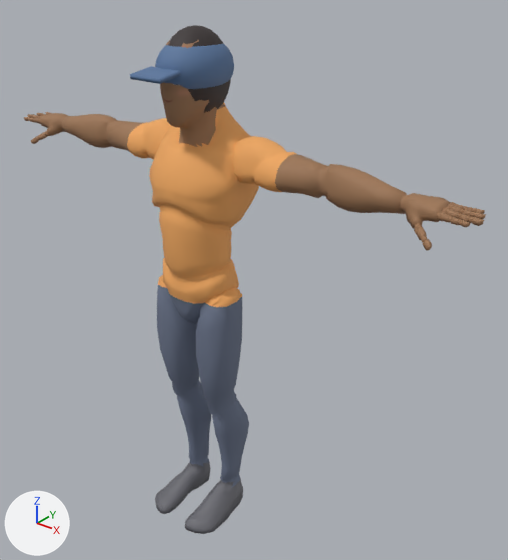
One commit to the glTF model godot/assets/models/char_kurir.glb: the scene before it, then after it.
Rendered twice from a 50 mm camera at (1.56, -1.65, 2.09) aimed at (0.14, 0.13, 0.99). Every picture has the same lights, and +X, +Y and +Z are marked at lower left. The first picture is the older version. Where no turn or scale is listed for an object, it has been applied to the vertices. Vertices at exactly the same position are counted once.

Objects in the first picture: 'KurirCapBrim', 'KurirCapDome', 'KurirHair', 'Mannequin'.
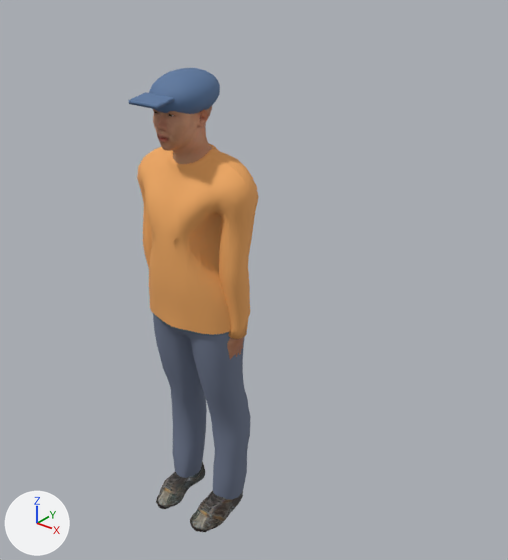
Where the newer file only moved an object's origin or applied its transform, the numbers keep the older frame.

Changed parts and their boxes [x1, y1, x2, y2] in the pictures (508 x 560 px):
'Mannequin', deleted: before [24, 40, 486, 534]
    faces in mat_shirt (orange #f1aa61): [127, 103, 296, 307]
    faces in mat_pants (greyish blue #6c768b): [157, 285, 249, 487]
    faces in mat_skin (brown #9e7655): [24, 102, 486, 251]
    faces in mat_shoes (grey #69696f): [155, 462, 243, 534]
    faces in mat_faceskin (picture img_face_char_kurir): [160, 40, 209, 126]
'mh_1148_mocap', added: after [137, 106, 258, 532]
    faces in mat_shirt (orange #f1aa61): [137, 144, 258, 339]
    faces in mat_pants (greyish blue #6c768b): [153, 313, 251, 499]
    faces in mat_human_body (picture img_image_0): [153, 106, 244, 360]
    faces in mat_human_shoes02 (picture img_image_5): [156, 461, 243, 532]
'KurirCapDome', reshaped: before [155, 44, 234, 89]; after [149, 68, 220, 114]
'KurirHair', deleted: before [169, 25, 231, 113]
'KurirCapBrim', reshaped (10% narrower): before [130, 66, 181, 84]; after [128, 92, 174, 109]

The edits, one by one:
Picture 'Image_0' (img_image_0) is new.
Picture 'Image_5' (img_image_5) is new.
Picture 'Image_1' (img_image_1) is new.
Material 'Human.body' (mat_human_body) is new.
Its texture is img_image_0.
Its roughness is 0.62.
Material 'Human.shoes02' (mat_human_shoes02) is new.
Its texture is img_image_5.
Its roughness is 0.7.
Material 'iris' (mat_iris) is new.
Its texture is img_image_1.
Its roughness is 0.85.
me_cube is used by ob_kurircapbrim; location (0.0, 0.0, 0.0).
me_cube had 56 vertices, 108 faces and spanned x -0.0616..0.0616, y -0.2049..-0.1159, z 1.7142..1.7403.
me_cube now has 56 vertices, 108 faces and spans x -0.0595..0.0595, y -0.2194..-0.1465, z 1.6434..1.6677.
me_cube part 1: the whole mesh is multiplied about its middle by the matrix ((0.967, 0.0, 0.0), (0.0, 0.82, -0.035), (0.0, 0.023, 0.857)), then moved by (0.0, -0.0226, -0.0717).
me_sphere_001 is used by ob_kurircapdome; location (0.0, 0.0, 0.0).
me_sphere_001 had 244 vertices, 484 faces and spanned x -0.108..0.108, y -0.126..0.153, z 1.633..1.826.
me_sphere_001 now has 222 vertices, 440 faces and spans x -0.103..0.103, y -0.159..0.081, z 1.583..1.724.
me_sphere_001 part 2: 244 vertices removed from x -0.108..0.108, y -0.126..0.153, z 1.633..1.826; 222 vertices added at x -0.103..0.103, y -0.159..0.081, z 1.583..1.724.
Mesh me_mh_1148_mocap_mesh is new.
It has 6771 vertices, 12511 faces and spans x -0.24..0.24, y -0.19..0.14, z 0.0..1.72.
Faces by material slot: [6915, 140, 1936, 2068, 1452].
It uses material mat_human_body (picture img_image_0).
It uses material mat_iris (picture img_image_1).
It uses material mat_human_shoes02 (picture img_image_5).
It uses material mat_shirt (orange #f1aa61).
It uses material mat_pants (greyish blue #6c768b).
Object 'KurirHair' (ob_kurirhair) is deleted.
Object 'Mannequin' (ob_mannequin) is deleted.
Object 'mh_1148_mocap' (ob_mh_1148_mocap) is new; it shows me_mh_1148_mocap_mesh.
Its location is (0.0, 0.0, 0.0).
